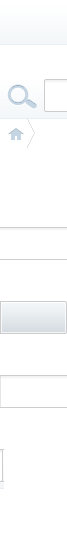
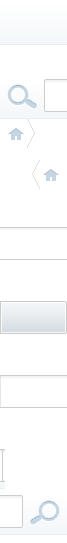
Layered file, before and after one edit (67 × 543). Changes by layer:
renamed "Layer 1" to "Tauro", painted on it over [3, 449, 5, 489]
added layer "Home RTL" above "Lense RTL" over [32, 160, 59, 189]
added layer "Lense RTL" above "Layer 1" over [0, 495, 67, 535]
